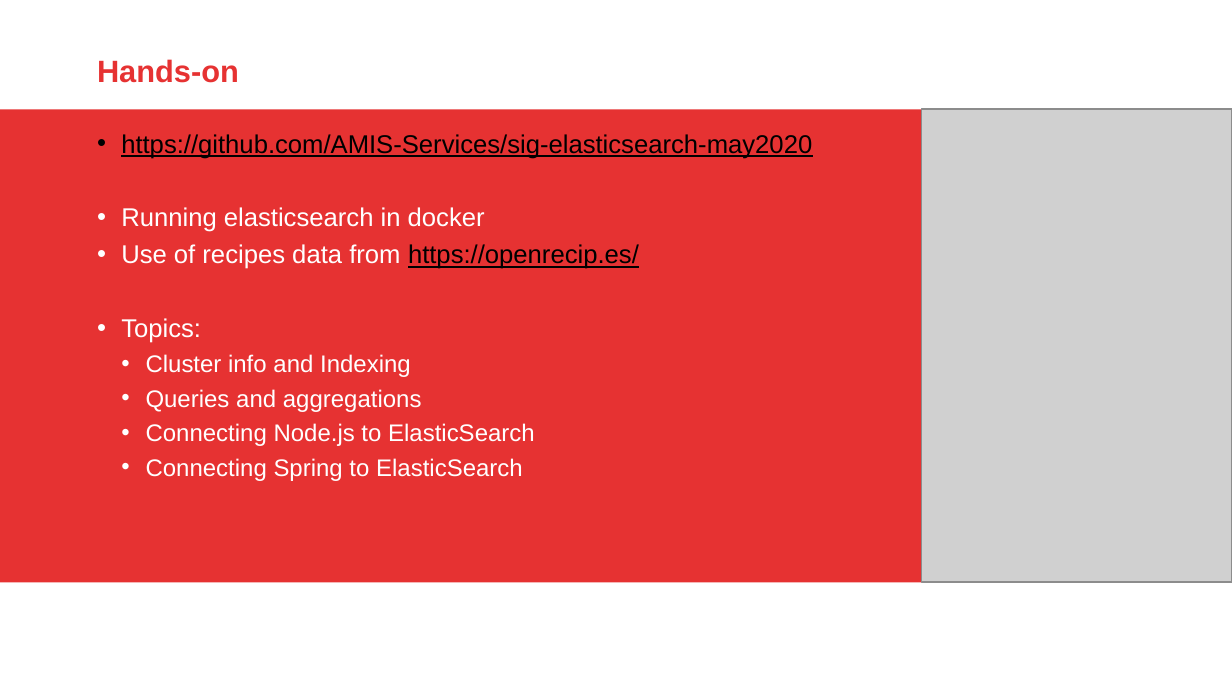
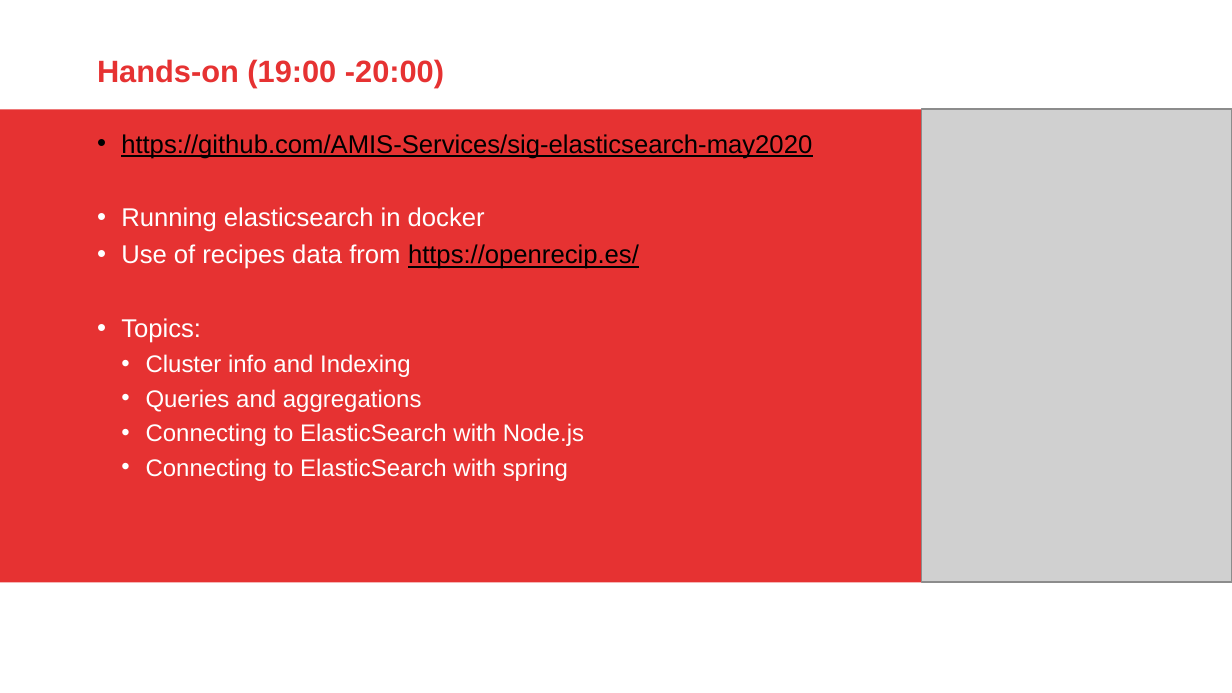
Before and after one commit to AMIS-Services/sig-elasticsearch-may2020, a slide deck: slide 42 of Elasticsearch.pptx (slide 43 before the commit). Drawn at 1232x693 pixels with LibreOffice and Linux fonts; fonts in the diff are those of the drawing; grey boxes stand for pictures; background and template pictures are left out. Boxes give left, top, right and bottom in pixels: in the first picture for what was removed or moved away, otherwise in the second. Text is boxed around its words. In the diff, an @@ line names an element or a change of style, - is before the commit and + after.

Commit message:
Kleine wijzigingen presentatie en herstel foutje hands-on

```diff
--- a/Elasticsearch.pptx
+++ b/Elasticsearch.pptx
@@ title at (97, 59, 444, 87): text changed @@
-Hands-on
+Hands-on (19:00 -20:00)
@@ text at (146, 423, 584, 481): text changed @@
-  • Connecting Node.js to ElasticSearch
-  • Connecting Spring to ElasticSearch
+  • Connecting to ElasticSearch with Node.js
+  • Connecting to ElasticSearch with spring
```
Also in this commit, not shown: 1 other slide changed, 1 slide removed, 2 other files.
